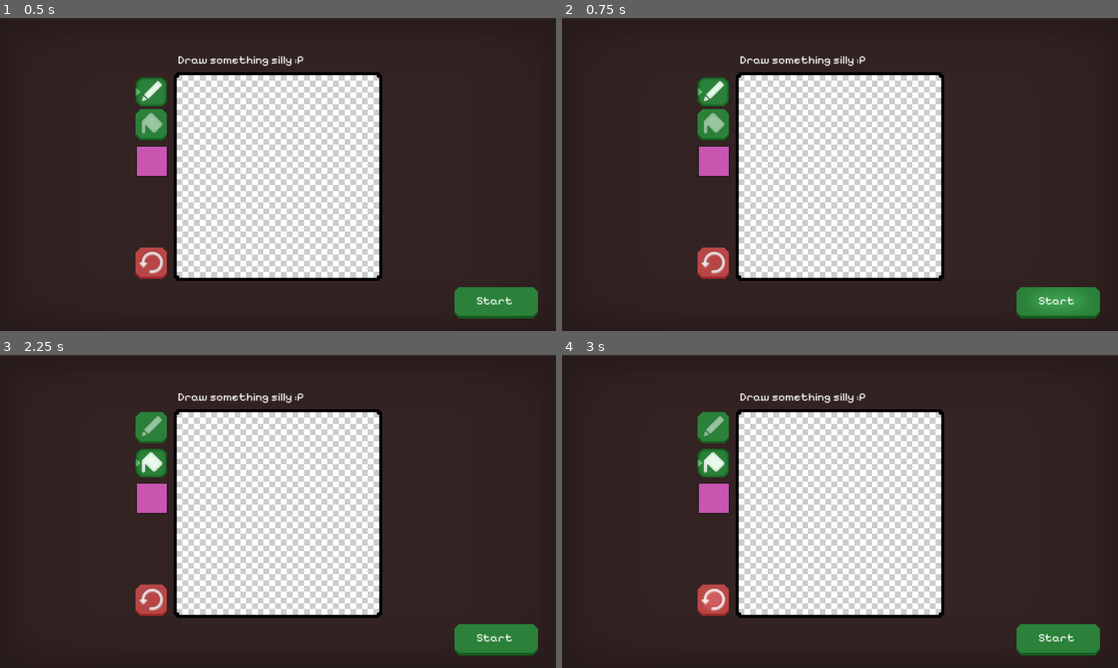
Above: before the commit, frames 1-4 (two rows, left to right).
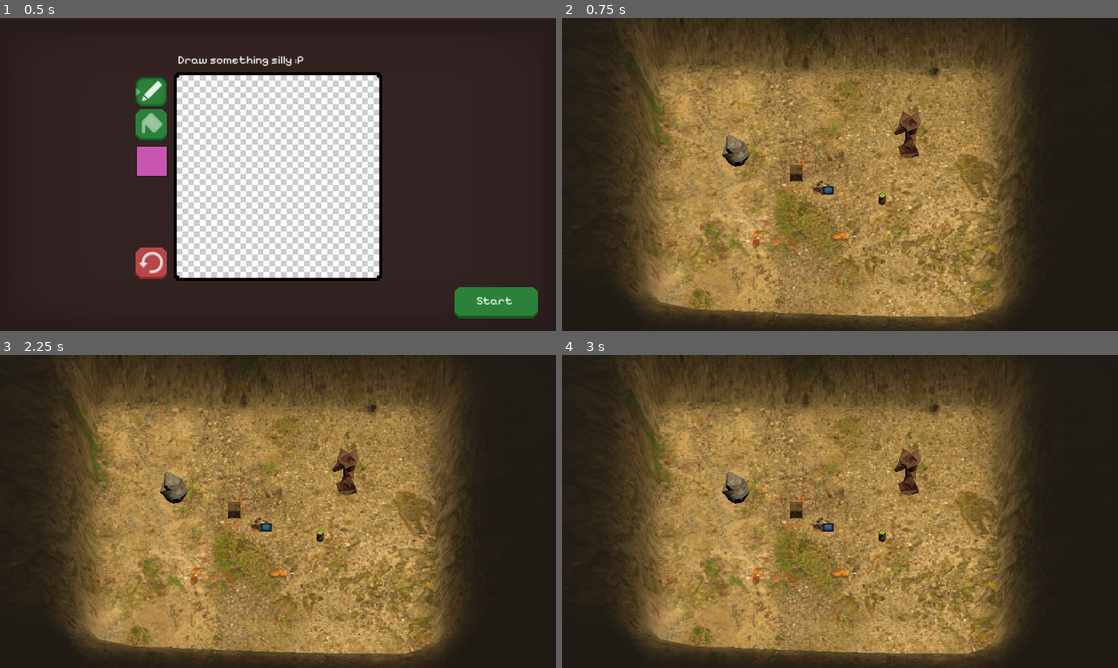
Above: after the commit, the same moments.

Repository: sticks-stuff/ggj
Game: Godot game, scene res://scenes/player_draw_pane.tscn
Two runs of this game, one before a commit and one after it. Both use one fixed random seed, a clock stepped at 60 frames per second and the inputs below.
Inputs (mouse positions are in pixels of both pictures, inside the frame that each line leads up to):
- Up to frame 1 (0.5 s): no input
- Up to frame 2 (0.75 s): click "Start" at 0.5 s
- Up to frame 3 (2.25 s): click (494, 639) at 1.25 s, where only the run before the commit has a clickable "Start"; click (150, 445) at 2.02 s
- Up to frame 4 (3 s): click (712, 599) at 2.77 s

Frame 1 is identical in both runs. In frame 2, 61% of the frame differs, in the area x 9-97%, y 0-100%; in frame 3, 61%; in frame 4, 61%.
Error before the commit: Parse Error: Expected identifier after "." for attribute access. (res://scripts/player_draw_pane.gd:40)

Commit message:
Added error printing to image saving

Diff:
--- a/scripts/canvas.gd
+++ b/scripts/canvas.gd
@@ -81,6 +81,20 @@
 		queue.append(Vector2(pos.x, pos.y + 1))
 		queue.append(Vector2(pos.x, pos.y - 1))
 
+# Saves the 2d array of pixels to a png file and returns the path of that file
+func save_image() -> String:
+	var path: String = "C:\\Users\\VUW_FAD03\\ggj\\image.png"
+	var image = Image.new()
+	image.create(width, height, false, Image.FORMAT_RGBA8)
+	for x in range(width):
+		for y in range(height):
+			image.set_pixel(x, y, pixels[y][x])
+	var error = image.save_png(path)
+	if error == OK:
+		print("Saved image to: ", path)
+	else:
+		print("Failed to save image, error code: ", error)
+	return path
 
 # Honestly, I have no clue if this works or how to test it!
 #func get_image() -> Texture2D:
--- a/scripts/player_draw_pane.gd
+++ b/scripts/player_draw_pane.gd
@@ -37,6 +37,7 @@
 func _nextButtonPressed():
 	# Get texture
 	var game = preload("res://scenes/game_scene.tscn").instantiate();
-	game.get_node("BossBody").texture = canvas.
+	canvas.save_image()
+	game.get_node("BossBody").texture = null # TODO!
 	get_tree().root.add_child(game)
 	get_tree().root.remove_child(self)
